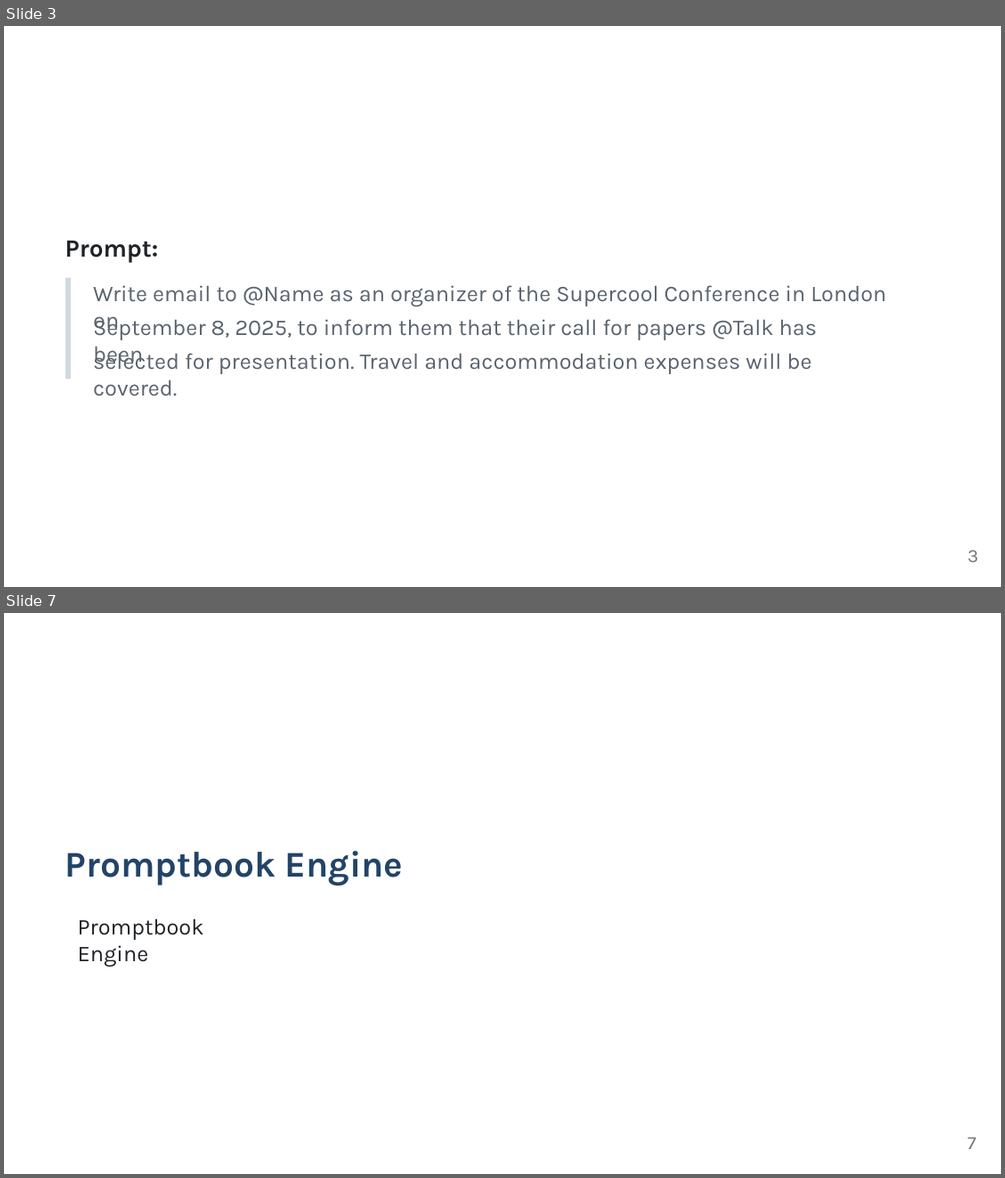
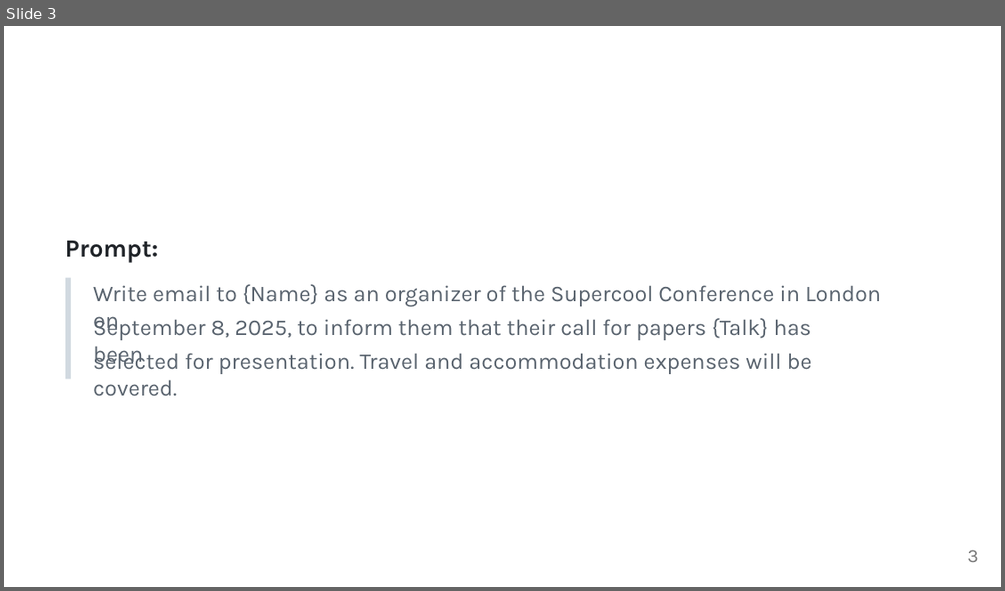
Before and after one commit to webgptorg/slides, a slide deck: Book-2.0.pptx. Shown one above the other, each under a label of ours: slides 3 and 7 before the commit, slide 3 after it; the slides between them are not shown. The pictures are 1005x1178 and 1005x591 pixels, drawn with LibreOffice and Linux fonts; fonts in the diff are those of the drawing; background and template pictures are left out. Boxes give left, top, right and bottom in pixels: in the first picture for what was removed or moved away, otherwise in the second. Text is boxed around its words. In the diff, an @@ line names an element or a change of style, - is before the commit and + after.

```diff
--- a/Book-2.0.pptx
+++ b/Book-2.0.pptx
@@ slide 7 removed at [4, 613, 1001, 1174], background #FFFFFF @@
@@ freeform shape removed at [4, 613, 1001, 1174] @@
@@ text removed at [65, 851, 404, 885] @@
-Promptbook Engine
@@ text removed at [78, 918, 204, 966] @@
-Promptbook Engine
@@ text removed at [967, 1137, 976, 1149] @@
-7
@@ slide 3 changed as well @@
@@ text at [93, 284, 881, 306]: text changed @@
-Write email to @Name as an organizer of the Supercool Conference in London on
+Write email to {Name} as an organizer of the Supercool Conference in London on
@@ text at [93, 316, 812, 340]: text changed @@
-September 8, 2025, to inform them that their call for papers @Talk has been
+September 8, 2025, to inform them that their call for papers {Talk} has been
```
Also in this commit, not shown: 5 other slides changed, 8 slides added, 1 other slide removed, 12 other files.
